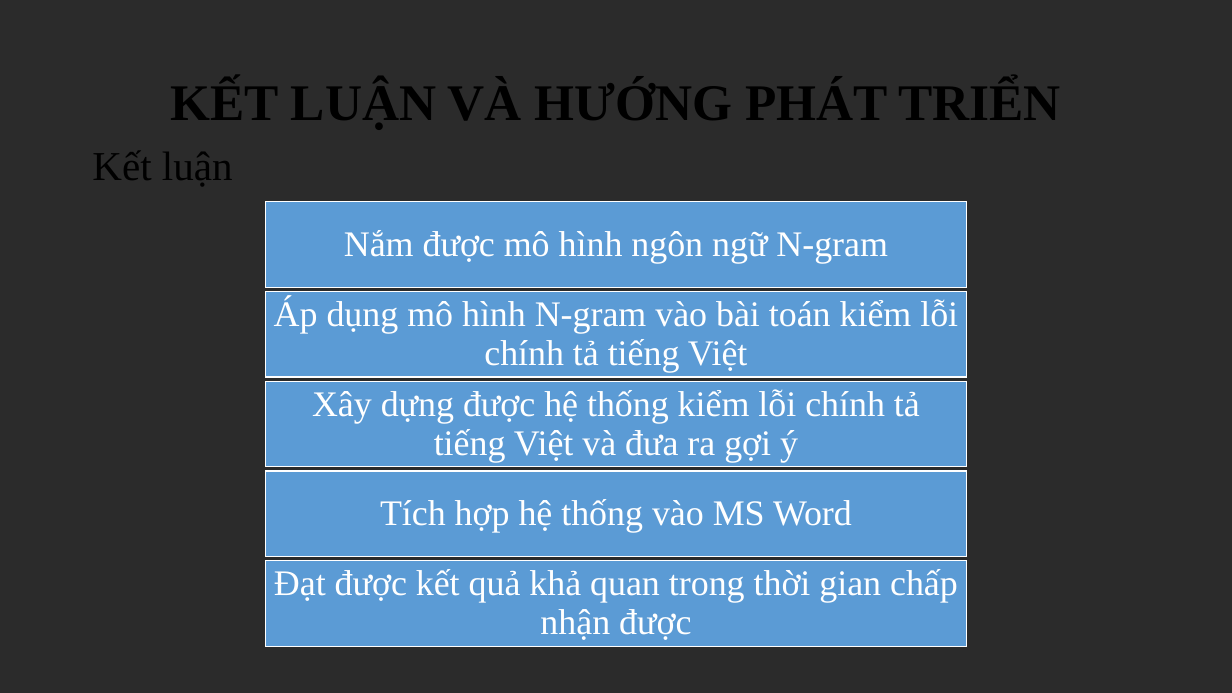
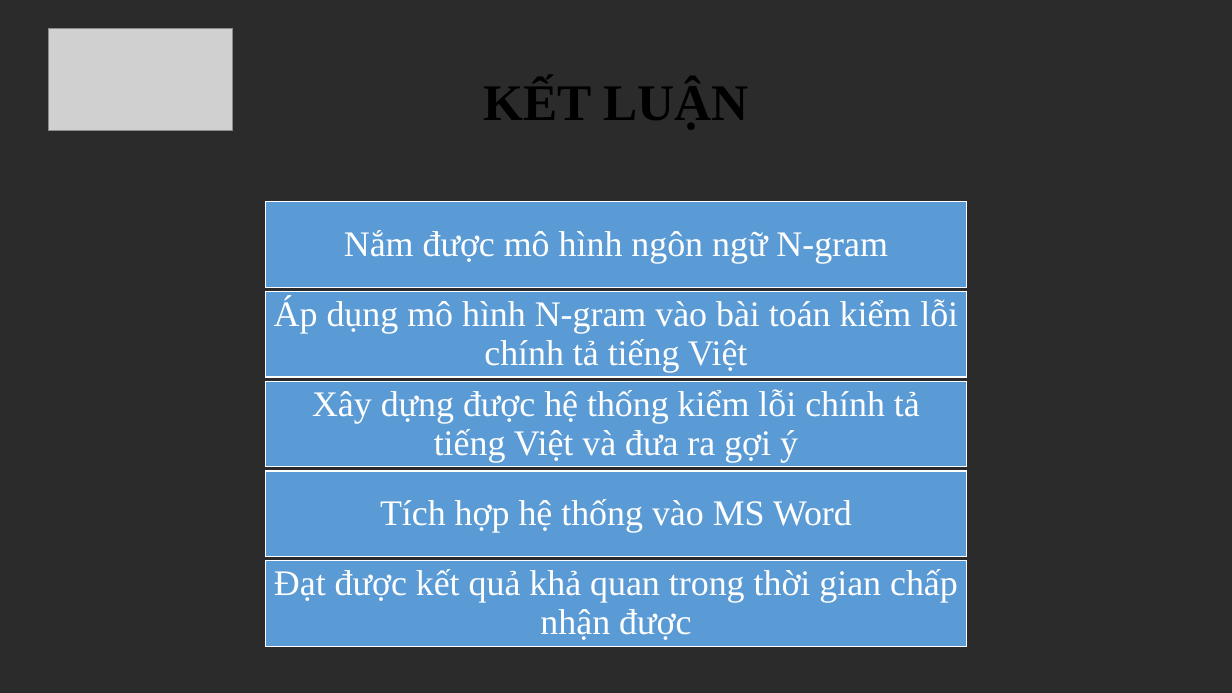
Before and after one commit to thanle95/Thesis_VietnameseCheckingSpelling, a slide deck: slide 38 of present.pptx. Drawn at 1232x693 pixels with LibreOffice and Linux fonts; fonts in the diff are those of the drawing; grey boxes stand for pictures; background and template pictures are left out; a plain dark background stands for a picture behind light text. Boxes give left, top, right and bottom in pixels: in the first picture for what was removed or moved away, otherwise in the second. Text is boxed around its words. In the diff, an @@ line names an element or a change of style, - is before the commit and + after.

```diff
--- a/present.pptx
+++ b/present.pptx
@@ picture added at bbox=[48, 29, 233, 130] @@
@@ title at bbox=[483, 80, 748, 130]: text changed @@
-KẾT LUẬN VÀ HƯỚNG PHÁT TRIỂN
+KẾT LUẬN
@@ text removed at bbox=[92, 151, 233, 186] @@
-  Kết luận
```
Also in this commit, not shown: 39 other slides changed.
